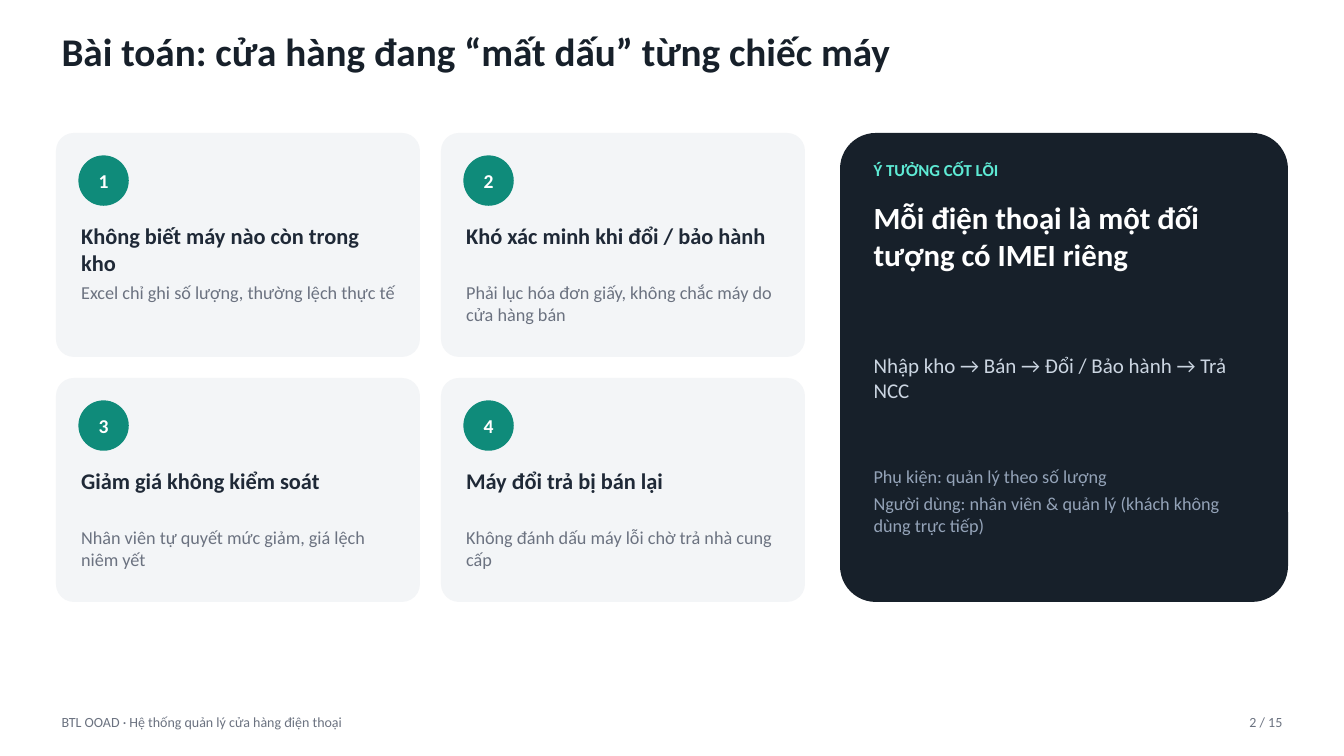
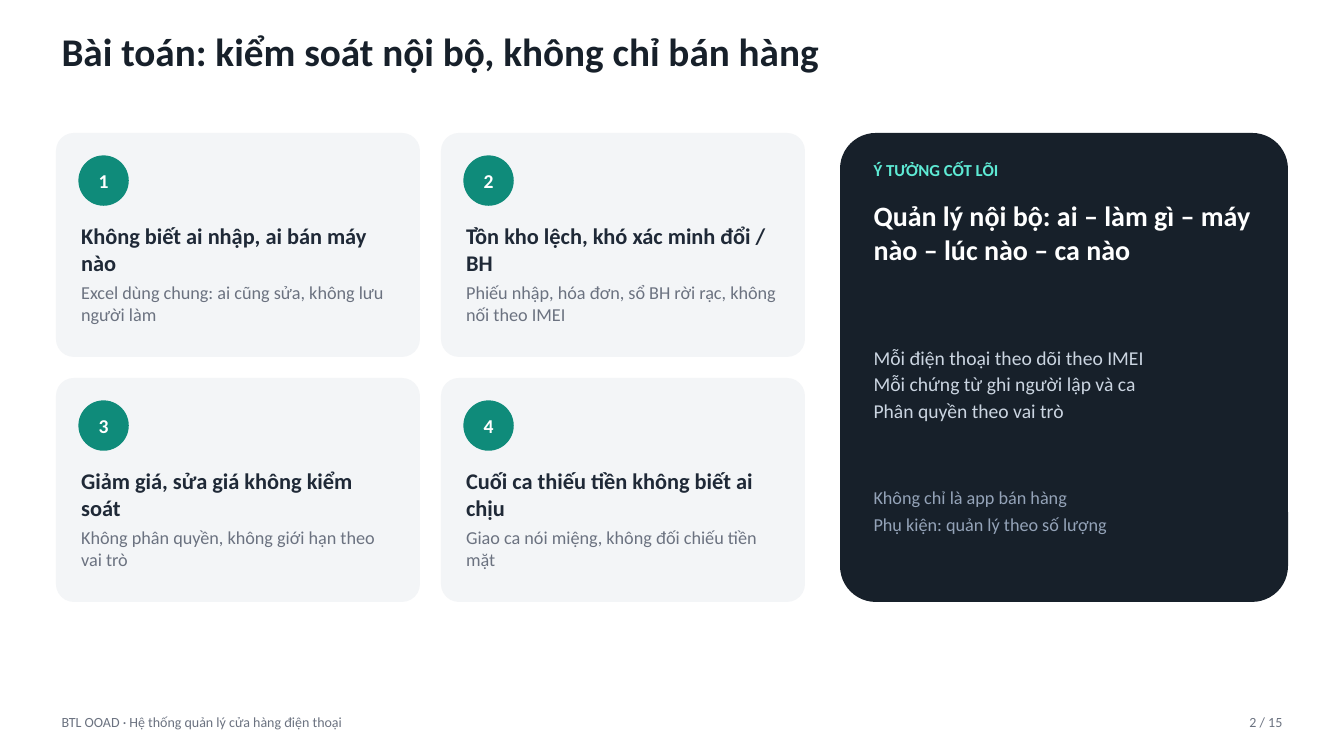
Before and after one commit to trungkien1407/OOP, a slide deck: slide 2 of Slide_ThuyetTrinh_15phut.pptx. Drawn at 1344x756 pixels with LibreOffice and Linux fonts; fonts in the diff are those of the drawing. Boxes give left, top, right and bottom in pixels: in the first picture for what was removed or moved away, otherwise in the second. Text is boxed around its words. In the diff, an @@ line names an element or a change of style, - is before the commit and + after.

```diff
--- a/Slide_ThuyetTrinh_15phut.pptx
+++ b/Slide_ThuyetTrinh_15phut.pptx
@@ text at <box>62,35,819,73</box>: text changed @@
-Bài toán: cửa hàng đang “mất dấu” từng chiếc máy
+Bài toán: kiểm soát nội bộ, không chỉ bán hàng
@@ text at <box>874,206,1250,261</box>: text changed; size 22 to 20 pt @@
-Mỗi điện thoại là một đối tượng có IMEI riêng
+Quản lý nội bộ: ai – làm gì – máy nào – lúc nào – ca nào
@@ text at <box>81,227,366,271</box>: text changed @@
-Không biết máy nào còn trong kho
+Không biết ai nhập, ai bán máy nào
@@ text at <box>466,226,750,271</box>: text changed @@
-Khó xác minh khi đổi / bảo hành
+Tồn kho lệch, khó xác minh đổi / BH
@@ text at <box>81,286,384,324</box>: text changed @@
-Excel chỉ ghi số lượng, thường lệch thực tế
+Excel dùng chung: ai cũng sửa, không lưu người làm
@@ text at <box>466,285,775,321</box>: text changed @@
-Phải lục hóa đơn giấy, không chắc máy do cửa hàng bán
+Phiếu nhập, hóa đơn, sổ BH rời rạc, không nối theo IMEI
@@ text at <box>874,349,1143,421</box>: text changed; size 15 to 14 pt @@
-Nhập kho → Bán → Đổi / Bảo hành → Trả NCC
+Mỗi điện thoại theo dõi theo IMEI
+Mỗi chứng từ ghi người lập và ca
+Phân quyền theo vai trò
@@ text at <box>81,471,353,516</box>: text changed @@
-Giảm giá không kiểm soát
+Giảm giá, sửa giá không kiểm soát
@@ text at <box>466,472,753,520</box>: text changed @@
-Máy đổi trả bị bán lại
+Cuối ca thiếu tiền không biết ai chịu
@@ text "Không chỉ là app bán ...": place and size @@
-text "Không chỉ là app bán ..." at <box>874,469,1219,535</box>
+text "Không chỉ là app bán ..." at <box>874,491,1107,534</box>
@@ text at <box>874,491,1066,507</box>: paragraph added @@
+Không chỉ là app bán hàng
@@ text at <box>874,497,1219,535</box>: paragraph removed @@
-Người dùng: nhân viên & quản lý (khách không dùng trực tiếp)
@@ text at <box>81,530,374,566</box>: text changed @@
-Nhân viên tự quyết mức giảm, giá lệch niêm yết
+Không phân quyền, không giới hạn theo vai trò
@@ text at <box>466,530,757,569</box>: text changed @@
-Không đánh dấu máy lỗi chờ trả nhà cung cấp
+Giao ca nói miệng, không đối chiếu tiền mặt
```
Also in this commit, not shown: 7 other slides changed, 25 other files.
